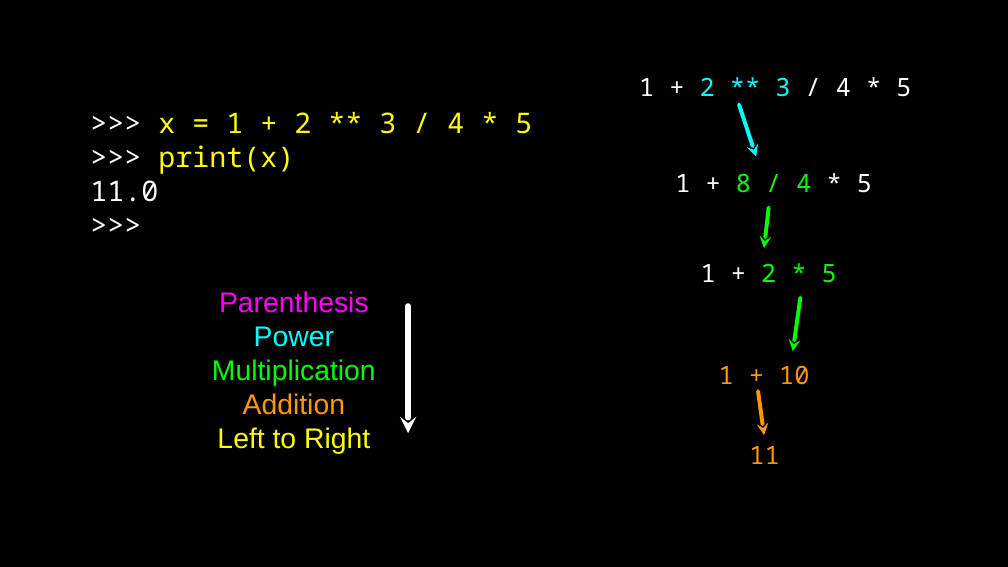
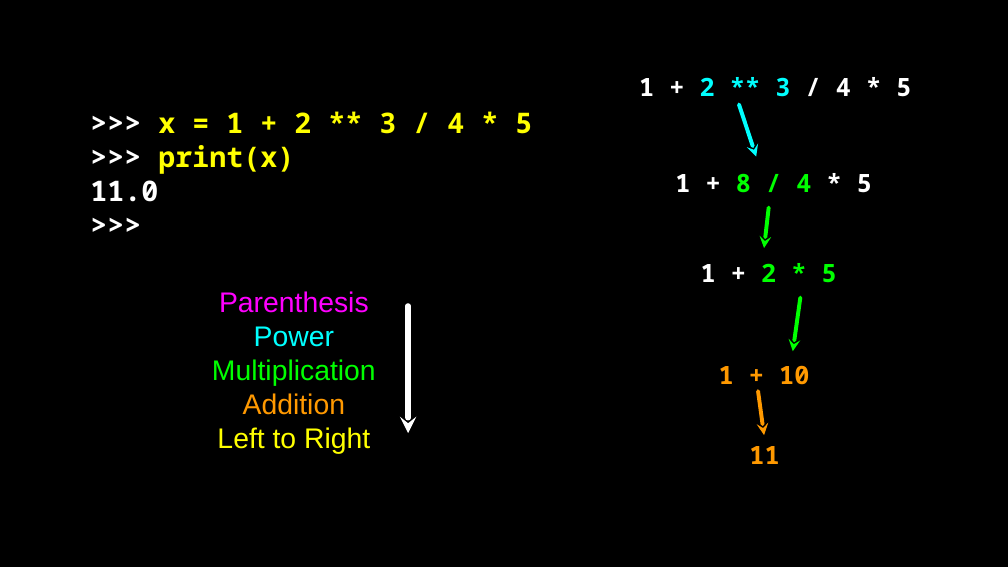
Before and after one commit to csev/py4e-ai, a slide deck: slide 20 of lectures/PY4E-02-Expressions.pptx. Drawn at 1008x567 pixels with LibreOffice and Linux fonts; fonts in the diff are those of the drawing. Boxes give left, top, right and bottom in pixels: in the first picture for what was removed or moved away, otherwise in the second. Text is boxed around its words. In the diff, an @@ line names an element or a change of style, - is before the commit and + after.

```diff
--- a/lectures/PY4E-02-Expressions.pptx
+++ b/lectures/PY4E-02-Expressions.pptx
@@ bold on in 6 elements at [639, 77, 911, 97], [675, 173, 872, 193], [701, 263, 837, 283], [719, 365, 809, 385], [749, 446, 779, 464], [90, 112, 532, 202] @@
```
Also in this commit, not shown: 9 other slides changed, 1 other file.
